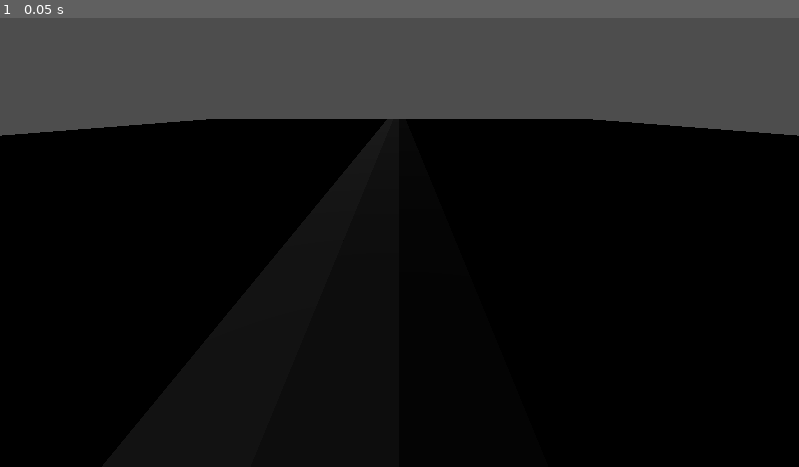
Above: before the commit, frame 1.
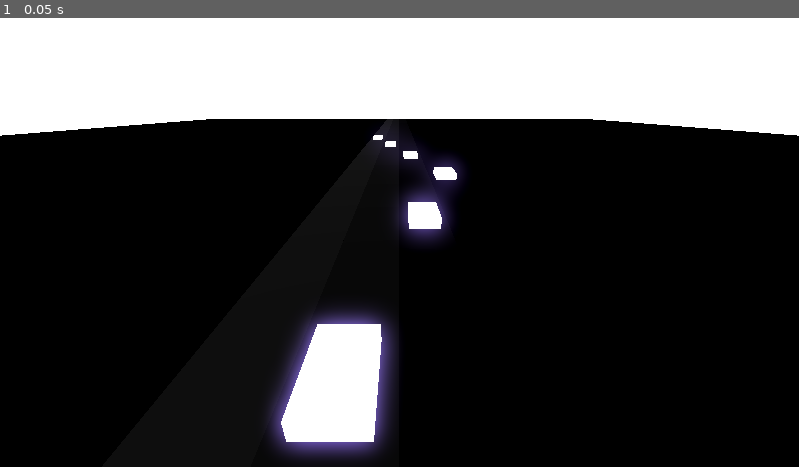
Above: after the commit, the same moment.

Repository: RafaeloxMC/fight-the-beat
Game: Godot game, scene res://scenes/game.tscn
The game is run twice, just before and just after one commit, with the same random seed, the same clock (stepped at 60 frames per second) and the same inputs. The project has no main scene, so this scene is started directly.
Inputs:
- Up to frame 1 (0.05 s): no input

The runs differ from the first frame. In frame 1, 29% of the frame differs, in the area x 0-100%, y 0-99%.

Commit message:
Add note

Diff:
--- a/scenes/game.tscn
+++ b/scenes/game.tscn
@@ -1,4 +1,6 @@
 [gd_scene format=3 uid="uid://c5b8rmhnqwnyf"]
+
+[ext_resource type="PackedScene" uid="uid://nd7dwmolsb7a" path="res://scenes/note.tscn" id="1_uwrxv"]
 
 [sub_resource type="StandardMaterial3D" id="StandardMaterial3D_4xowi"]
 albedo_color = Color(0, 0, 0, 1)
@@ -21,6 +23,7 @@
 metallic_specular = 0.0
 
 [sub_resource type="Environment" id="Environment_8cj0n"]
+glow_enabled = true
 fog_light_color = Color(0, 0, 0, 1)
 volumetric_fog_enabled = true
 volumetric_fog_albedo = Color(0, 0, 0, 1)
@@ -38,20 +41,40 @@
 size = Vector3(1, 0.1, 60)
 material = SubResource("StandardMaterial3D_8cj0n")
 
+[node name="Note" parent="Lanes/LL" unique_id=1931999037 instance=ExtResource("1_uwrxv")]
+
+[node name="Note2" parent="Lanes/LL" unique_id=100715498 instance=ExtResource("1_uwrxv")]
+transform = Transform3D(1, 0, 0, 0, 1, 0, 0, 0, 1, 0, 0, 24)
+
 [node name="ML" type="CSGBox3D" parent="Lanes" unique_id=1938159293]
 transform = Transform3D(1, 0, 0, 0, 1, 0, 0, 0, 1, -0.5, 0.095, 0)
 size = Vector3(1, 0.1, 60)
 material = SubResource("StandardMaterial3D_yqjtg")
+
+[node name="Note" parent="Lanes/ML" unique_id=315107322 instance=ExtResource("1_uwrxv")]
+transform = Transform3D(1, 0, 0, 0, 1, 0, 0, 0, 1, 0, 0, 4)
+
+[node name="Note2" parent="Lanes/ML" unique_id=576951046 instance=ExtResource("1_uwrxv")]
+transform = Transform3D(1, 0, 0, 0, 1, 0, 0, 0, 1, 0, 0, 20)
 
 [node name="MR" type="CSGBox3D" parent="Lanes" unique_id=1361662764]
 transform = Transform3D(1, 0, 0, 0, 1, 0, 0, 0, 1, 0.5, 0.095, 0)
 size = Vector3(1, 0.1, 60)
 material = SubResource("StandardMaterial3D_uwrxv")
 
+[node name="Note" parent="Lanes/MR" unique_id=998551569 instance=ExtResource("1_uwrxv")]
+transform = Transform3D(1, 0, 0, 0, 1, 0, 0, 0, 1, 0, 0, 8)
+
+[node name="Note2" parent="Lanes/MR" unique_id=1872881790 instance=ExtResource("1_uwrxv")]
+transform = Transform3D(1, 0, 0, 0, 1, 0, 0, 0, 1, 0, 0, 16)
+
 [node name="RR" type="CSGBox3D" parent="Lanes" unique_id=2001351325]
 transform = Transform3D(1, 0, 0, 0, 1, 0, 0, 0, 1, 1.5, 0.095, 0)
 size = Vector3(1, 0.1, 60)
 material = SubResource("StandardMaterial3D_lnu2h")
+
+[node name="Note" parent="Lanes/RR" unique_id=157175474 instance=ExtResource("1_uwrxv")]
+transform = Transform3D(1, 0, 0, 0, 1, 0, 0, 0, 1, 0, 0, 12)
 
 [node name="Camera3D" type="Camera3D" parent="." unique_id=1020769923]
 transform = Transform3D(1, 0, 0, 0, 0.9041422, 0.42723155, 0, -0.42723155, 0.9041422, 0, 2.3448296, 21.790905)
--- /dev/null
+++ b/scenes/note.tscn
@@ -0,0 +1,11 @@
+[gd_scene format=3 uid="uid://nd7dwmolsb7a"]
+
+[sub_resource type="StandardMaterial3D" id="StandardMaterial3D_7buut"]
+albedo_color = Color(0.7613397, 0.898484, 1, 1)
+emission_enabled = true
+emission = Color(0.13568348, 0.09922411, 0.95813066, 1)
+emission_energy_multiplier = 16.0
+
+[node name="Note" type="CSGBox3D" unique_id=1931999037]
+size = Vector3(0.63183594, 0.5449219, 1)
+material = SubResource("StandardMaterial3D_7buut")
